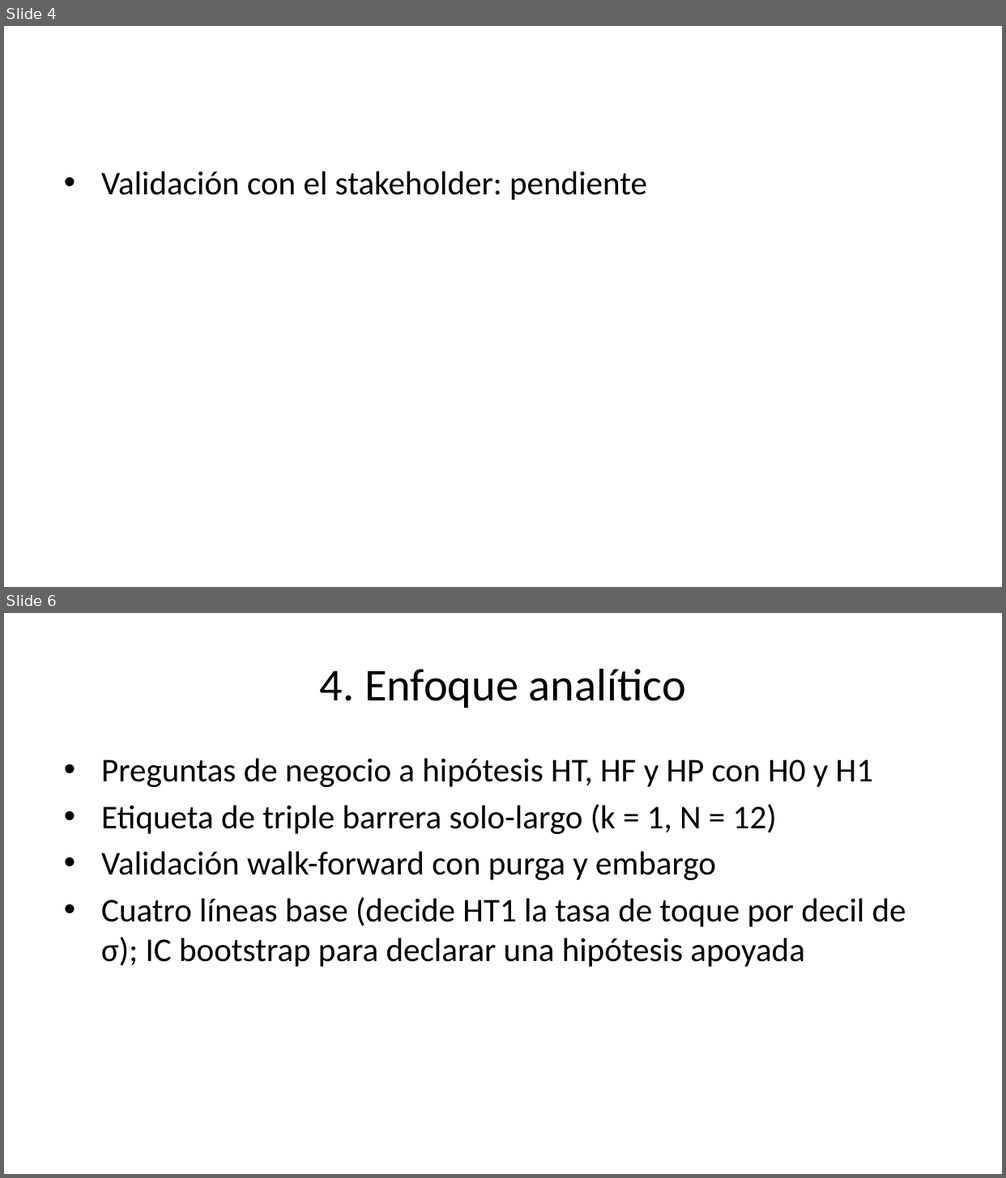
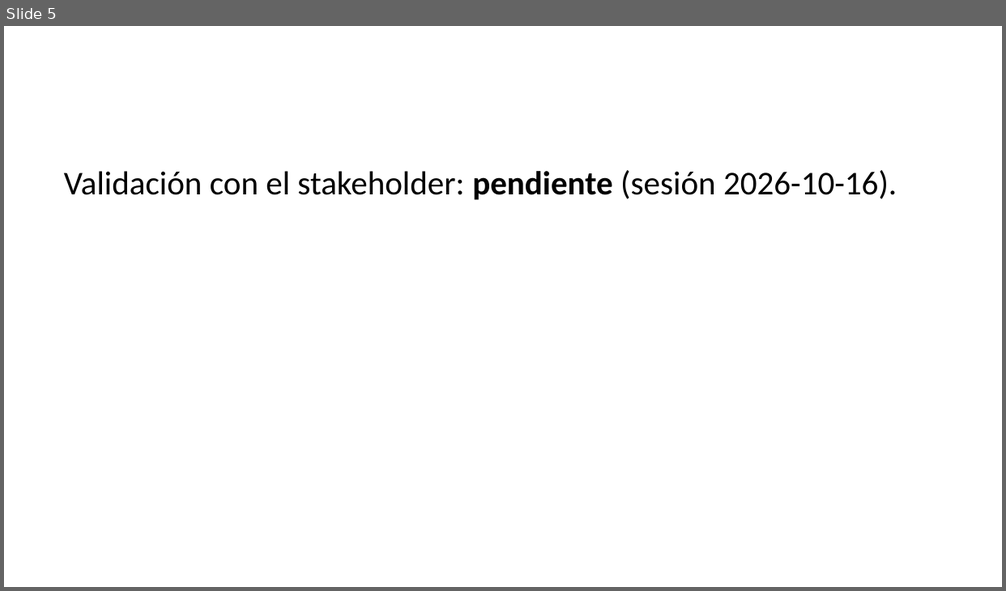
Before and after one commit to louis97/asistente-financiero, a slide deck: entregables/entrega_1/presentacion.pptx. Shown one above the other, each under a label of ours: slides 4 and 6 before the commit, slide 5 after it; the slides between them are not shown. The pictures are 1006x1178 and 1006x591 pixels, drawn with LibreOffice and Linux fonts; fonts in the diff are those of the drawing. Boxes give left, top, right and bottom in pixels: in the first picture for what was removed or moved away, otherwise in the second. Text is boxed around its words. In the diff, an @@ line names an element or a change of style, - is before the commit and + after.

```diff
--- a/entregables/entrega_1/presentacion.pptx
+++ b/entregables/entrega_1/presentacion.pptx
@@ slide 6 removed at (4, 613, 1002, 1174), background #FFFFFF @@
@@ title removed at (320, 668, 686, 708) @@
-4. Enfoque analítico
@@ text removed at (101, 758, 906, 967) @@
-• Preguntas de negocio a hipótesis HT, HF y HP con H0 y H1
-• Etiqueta de triple barrera solo-largo (k = 1, N = 12)
-• Validación walk-forward con purga y embargo
-• Cuatro líneas base (decide HT1 la tasa de toque por decil de σ); IC bootstrap para declarar una hipótesis apoyada
@@ what was slide 4 is now slide 5 @@
@@ slide 5 changed as well @@
@@ text at (64, 170, 897, 200): text changed @@
-• Validación con el stakeholder: pendiente
+Validación con el stakeholder: pendiente (sesión 2026-10-16).
```
Also in this commit, not shown: 5 other slides changed, 8 slides added, 5 other slides removed, 7 other files.
